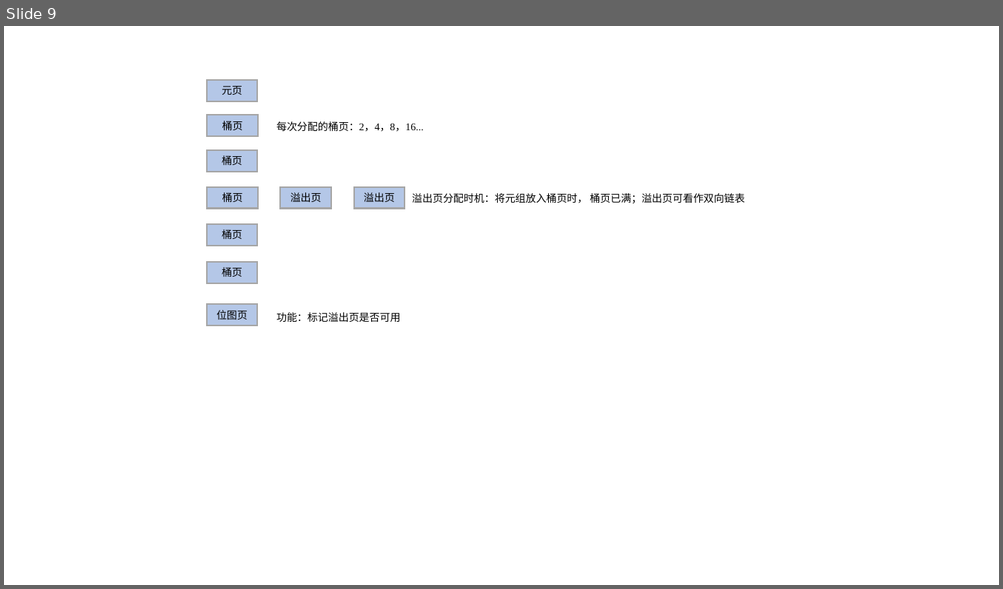
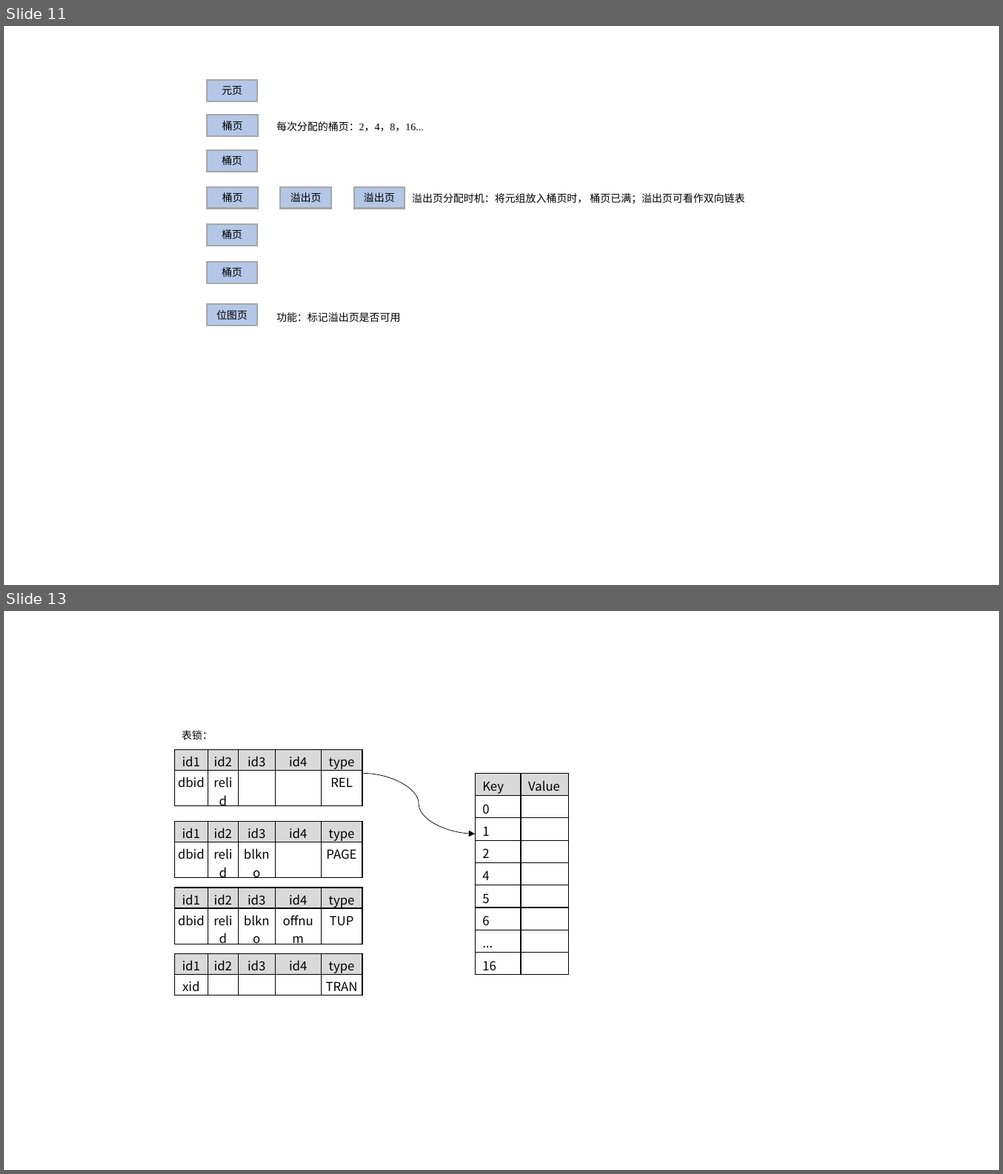
Before and after one commit to poorkk/lorand, a slide deck: source/doc/mem_index.pptx. Shown one above the other, each under a label of ours: slide 9 before the commit, slides 11 and 13 after it; the slides between them are not shown. The pictures are 1003x589 and 1003x1174 pixels, drawn with LibreOffice and Linux fonts; fonts in the diff are those of the drawing. Boxes give left, top, right and bottom in pixels: in the first picture for what was removed or moved away, otherwise in the second. Text is boxed around its words. In the diff, an @@ line names an element or a change of style, - is before the commit and + after.

```diff
--- a/source/doc/mem_index.pptx
+++ b/source/doc/mem_index.pptx
@@ slide 13 added at box(4, 611, 999, 1170), background #FFFFFF @@
@@ text added at box(182, 730, 213, 740), 10 pt, text #000000 @@
+表锁：
@@ table added at box(174, 750, 362, 792), 2 rows, 5 columns @@
+id1 | id2 | id3 | id4 | type
+dbid | relid |  |  | REL
@@ curved arrow added from (362, 774) to (475, 834), #000000 0.5 pt @@
@@ table added at box(475, 774, 568, 975), 9 rows, 2 columns @@
+Key | Value
+0 | 
+1 | 
+2 | 
+4 | 
+5 | 
+6 | 
+... | 
+16 | 
@@ table added at box(174, 821, 362, 863), 2 rows, 5 columns @@
+id1 | id2 | id3 | id4 | type
+dbid | relid | blkno |  | PAGE
@@ table added at box(174, 888, 362, 974), 2 rows, 5 columns @@
+id1 | id2 | id3 | id4 | type
+dbid | relid | blkno | offnum | TUP
@@ table added at box(174, 954, 362, 999), 2 rows, 5 columns @@
+id1 | id2 | id3 | id4 | type
+xid |  |  |  | TRAN
@@ what was slide 9 is now slide 11 @@
```
Also in this commit, not shown: 3 other slides added, 1 other file.
